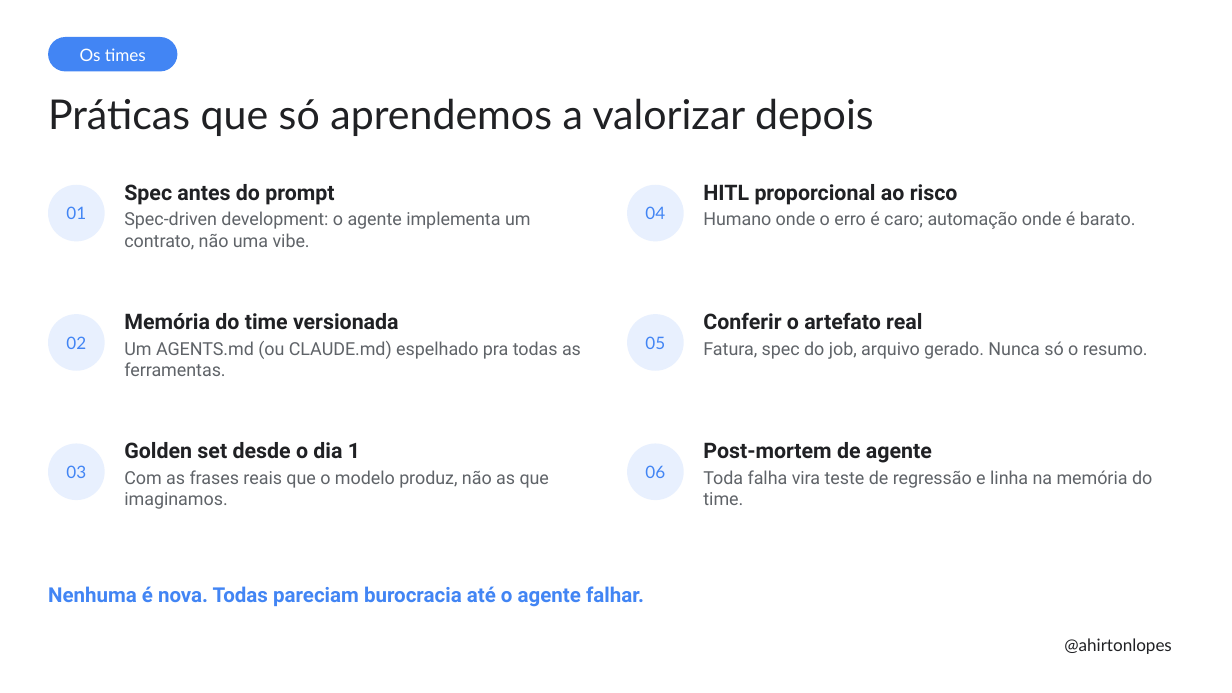
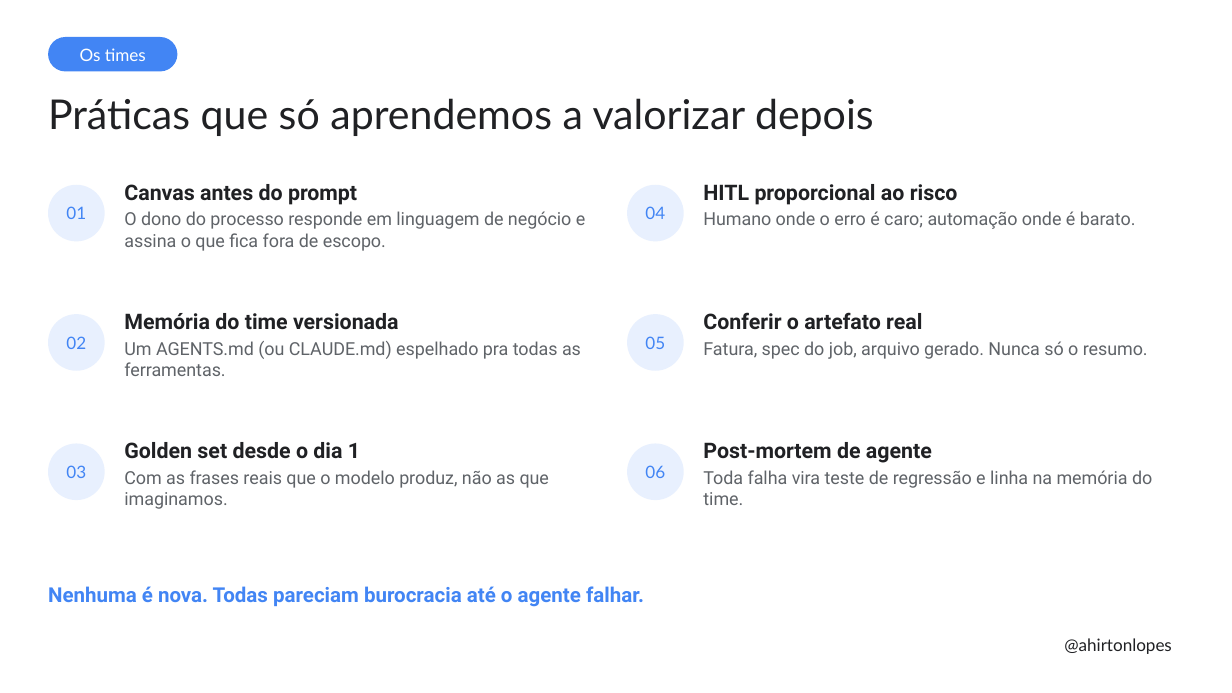
Before and after one commit to ahirtonlopes/alem-dos-loops, a slide deck: slide 19 of Palestra_Ahirton_AlemDosLoops.pptx (slide 18 before the commit). Drawn at 1232x693 pixels with LibreOffice and Linux fonts; fonts in the diff are those of the drawing. Boxes give left, top, right and bottom in pixels: in the first picture for what was removed or moved away, otherwise in the second. Text is boxed around its words. In the diff, an @@ line names an element or a change of style, - is before the commit and + after.

Commit message:
Canvas de arquitetura no case, erros mapeados nas caixas do canvas

```diff
--- a/Palestra_Ahirton_AlemDosLoops.pptx
+++ b/Palestra_Ahirton_AlemDosLoops.pptx
@@ text at (x1=124, y1=184, x2=586, y2=251): text changed @@
-Spec antes do prompt
-Spec-driven development: o agente implementa um contrato, não uma vibe.
+Canvas antes do prompt
+O dono do processo responde em linguagem de negócio e assina o que fica fora de escopo.
```
Also in this commit, not shown: 7 other slides changed, 1 slide added, 2 other files.
